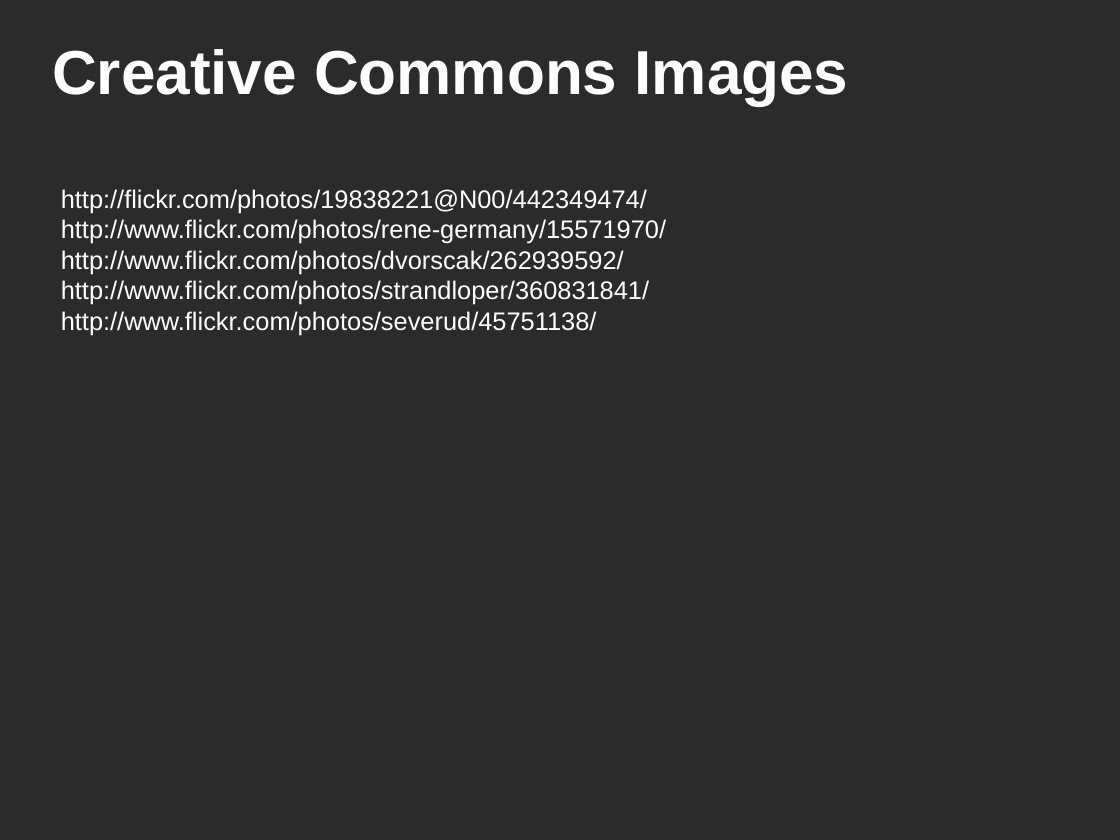
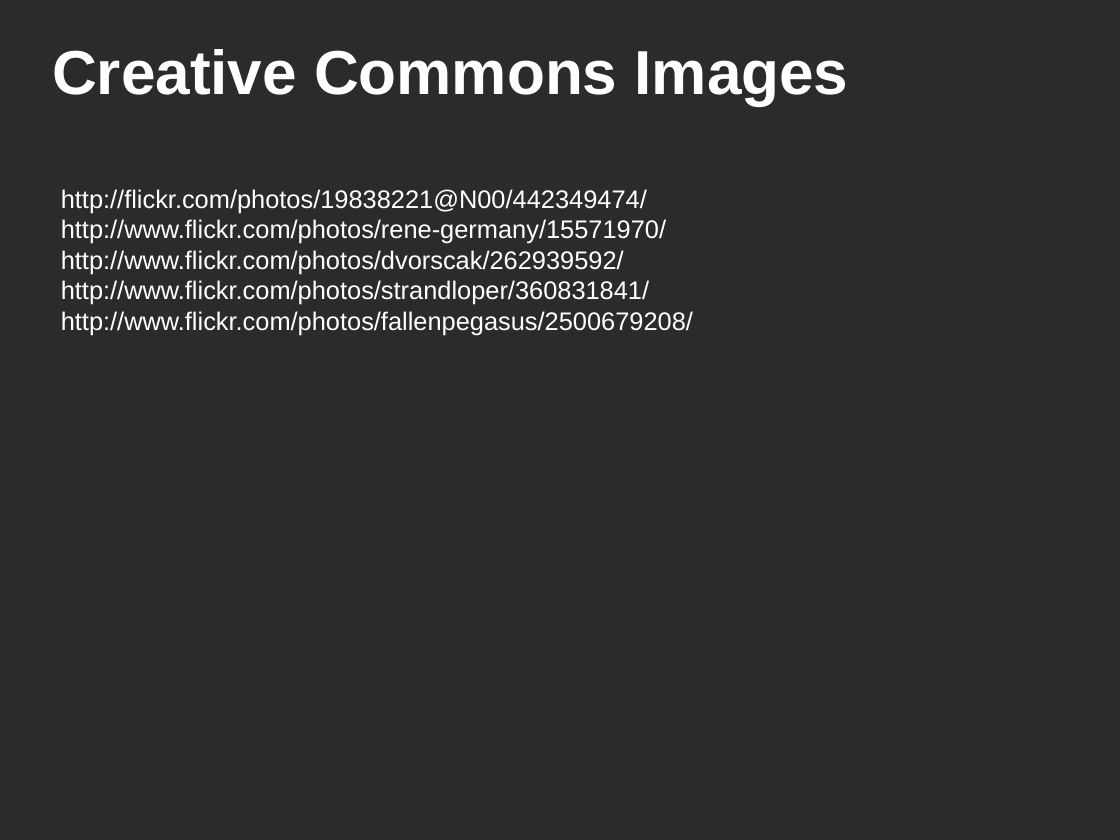
Before and after one commit to jjinux/concurrency-200912, a slide deck: slide 50 of slides.odp. Drawn at 1120x840 pixels with LibreOffice and Linux fonts; fonts in the diff are those of the drawing; background and template pictures are left out; a plain dark background stands for a picture behind light text. Boxes give left, top, right and bottom in pixels: in the first picture for what was removed or moved away, otherwise in the second. Text is boxed around its words. In the diff, an @@ line names an element or a change of style, - is before the commit and + after.

```diff
--- a/slides.odp
+++ b/slides.odp
@@ text at (61, 311, 693, 335): text changed @@
-http://www.flickr.com/photos/severud/45751138/
+http://www.flickr.com/photos/fallenpegasus/2500679208/
```
Also in this commit, not shown: 12 other slides changed, 1 other file.
